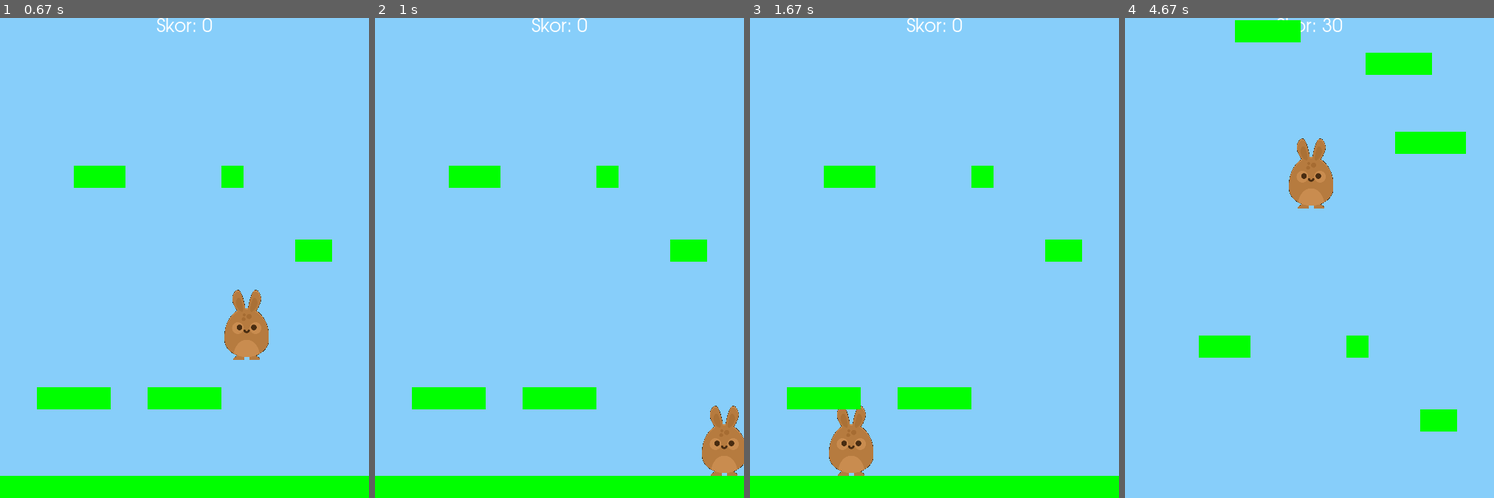
Above: before the commit, frames 1-4 (left to right).
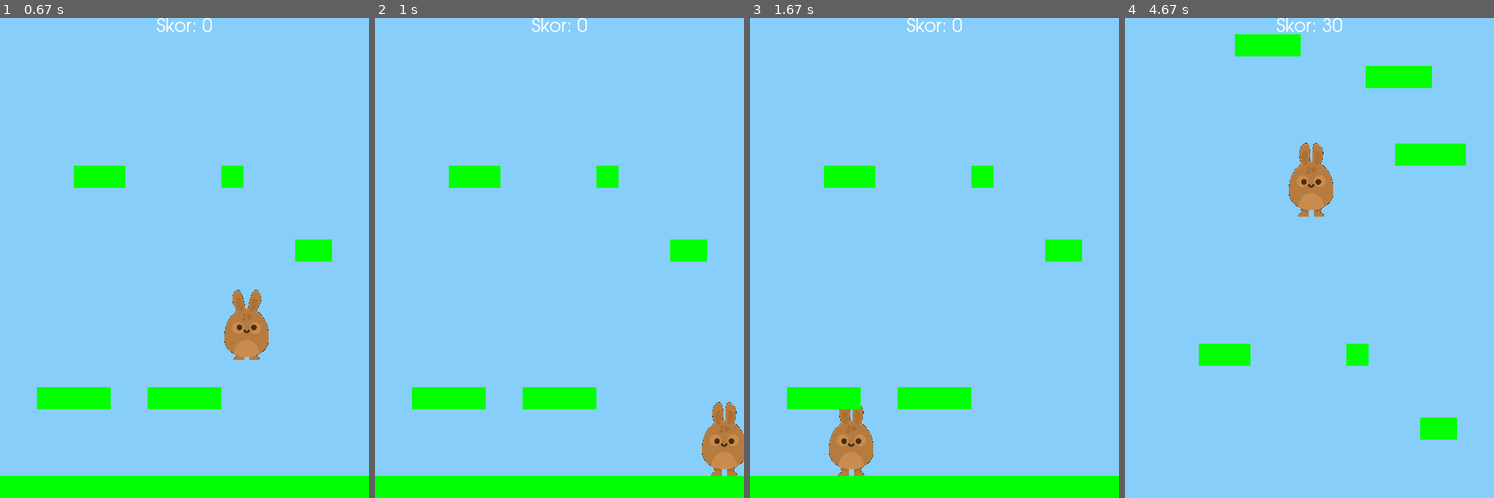
Above: after the commit, the same moments.

Repository: ProjeYonetimiDersi/Butunleme-Pygame
Game: pygame game, started from projeyonetimiButunleme/main.py
Same seed, same stepped clock (60 frames per second), same inputs: the game is played once before the commit and once after it.
Inputs:
- Up to frame 1 (0.67 s): hold Right from 0.33 s (still down)
- Up to frame 2 (1 s): release Right at 0.8 s; hold Right from 0.83 s (still down)
- Up to frame 3 (1.67 s): release Right at 1.3 s; hold Left from 1.33 s (still down)
- Up to frame 4 (4.67 s): release Left at 1.87 s; hold Left 1.9-2.3 s; hold Right 2.33-2.97 s; hold Left 3-3.47 s; tap Space at 3.07, 3.37, 3.57, 3.87, 4.07, 4.37, 4.57 s; hold Right 3.5-3.97 s; hold Right 4-4.47 s; hold Left from 4.5 s (still down)

Frame 1 is identical in both runs. In frame 2, 0.3% of the frame differs, in the area x 88-100%, y 80-95%; in frame 3, 0.3%; in frame 4, 4.4%, in the area x 20-93%, y 0-88%.

Commit message:
ana karakterin sabit halinin animasyonları eklendi.

Diff:
--- a/projeyonetimiButunleme/sprites.py
+++ b/projeyonetimiButunleme/sprites.py
@@ -11,18 +11,26 @@
         image = pygame.Surface((width, height))
         image.blit(self.spritesheet, (0, 0), (x, y, width, height))
         image = pygame.transform.scale(image, (width//2, height//2))
+        image.set_colorkey((0, 0, 0))
         return image
 
 class Player(pygame.sprite.Sprite):
     def __init__(self, oyun):
         super().__init__()
         self.oyun = oyun
-        self.image = self.oyun.spritesheet.get_image(614, 1063, 120, 191)
+        self.load_images()
+        self.sonZaman = 0
+        self.sayac = 0
+        self.image = self.beklemeler[0]
         self.image.set_colorkey((0, 0, 0))
         self.rect = self.image.get_rect()
         self.rect.center = (WIDTH/2, HEIGHT/2)
         self.hiz = vector(0, 0)
         self.ivme = vector(0, 0.5)
+
+    def load_images(self):
+        self.beklemeler = [self.oyun.spritesheet.get_image(614, 1063, 120, 191),
+                      self.oyun.spritesheet.get_image(690, 406, 120, 201)]
 
     def zipla(self):
         self.rect.y += 1
@@ -32,6 +40,9 @@
 
 
     def update(self, *args):
+
+        self.animasyon()
+
         keys = pygame.key.get_pressed()
 
         if keys[pygame.K_RIGHT] or keys[pygame.K_LEFT]:
@@ -67,6 +78,16 @@
         if self.rect.right < 0:
             self.rect.right = WIDTH
 
+    def animasyon(self):
+        simdikiZaman = pygame.time.get_ticks()
+        if simdikiZaman - self.sonZaman > 350:
+            self.sonZaman = simdikiZaman
+            bottom = self.rect.midbottom
+            self.image = self.beklemeler[self.sayac % 2]
+            self.rect = self.image.get_rect()
+            self.rect.midbottom = bottom
+            self.sayac += 1
+
 class Platform(pygame.sprite.Sprite):
     def __init__(self, x, y, w, h):
         super().__init__()
